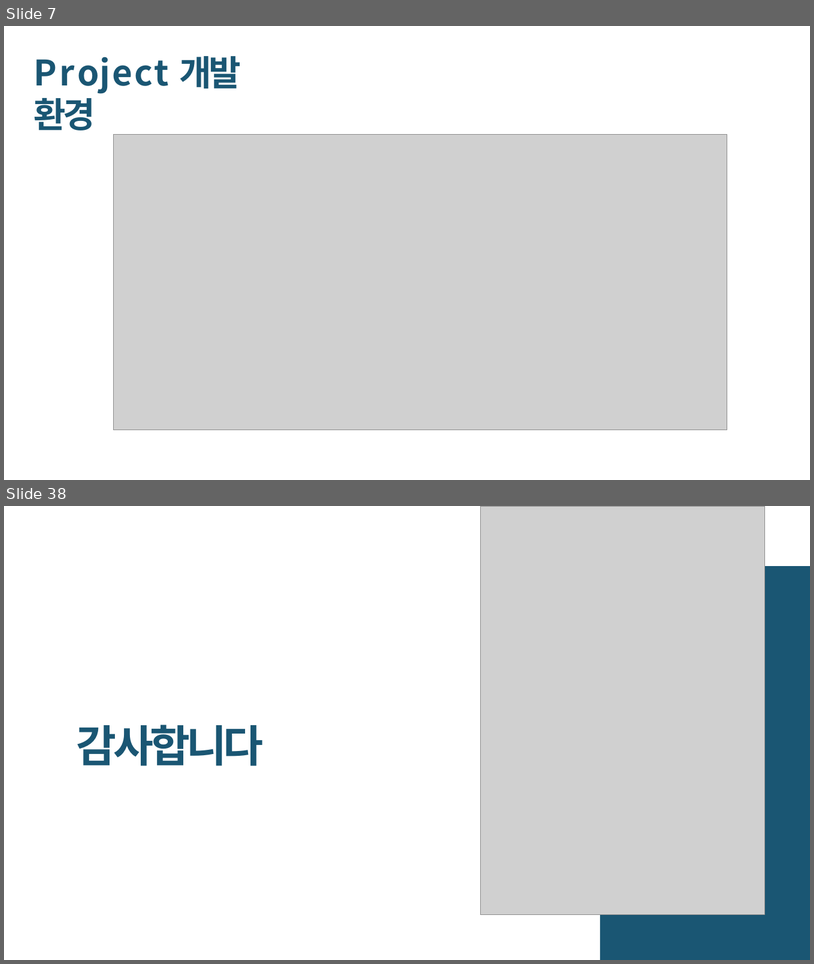
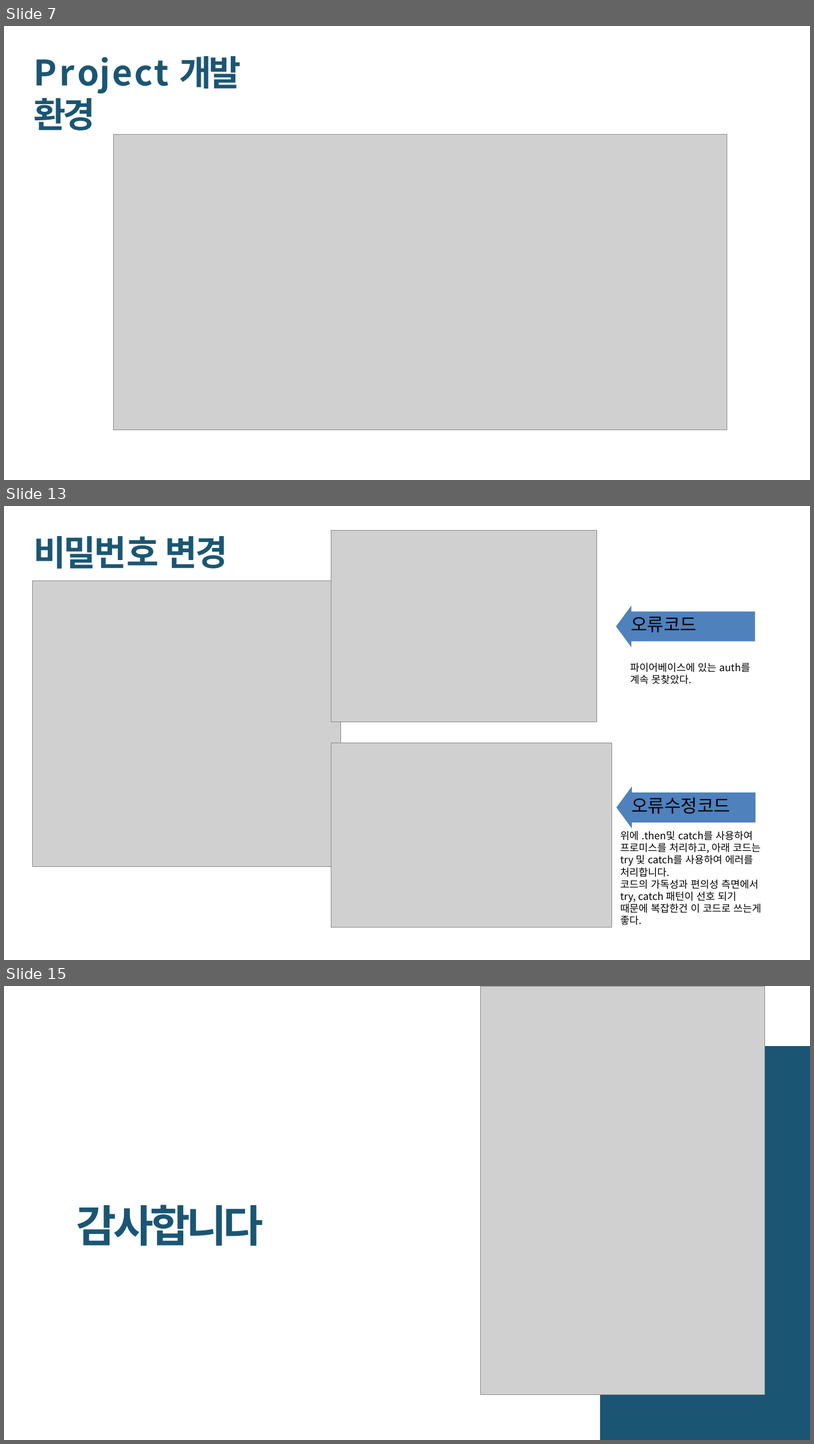
Before and after one commit to realsingeriu/FB9-todoList, a slide deck: 개발자 포트폴리오 - 배경태.pptx. Shown one above the other, each under a label of ours: slides 7 and 38 before the commit, slides 7, 13 and 15 after it; the slides between them are not shown. The pictures are 814x964 and 814x1444 pixels, drawn with LibreOffice and Linux fonts; fonts in the diff are those of the drawing; grey boxes stand for pictures. Boxes give left, top, right and bottom in pixels: in the first picture for what was removed or moved away, otherwise in the second. Text is boxed around its words. In the diff, an @@ line names an element or a change of style, - is before the commit and + after.

Commit message:
프로파일 페이지 추가 및 비밀번호 변경 추가

```diff
--- a/개발자 포트폴리오 - 배경태.pptx
+++ b/개발자 포트폴리오 - 배경태.pptx
@@ slide 13 added at [4,506,810,960], background #FFFFFF @@
@@ title added at [33,536,228,569], 62.5 pt, text #1A5673, bold @@
+비밀번호 변경
@@ picture added at [331,530,597,722] @@
@@ picture added at [32,580,341,866] @@
@@ left arrow added at [617,606,756,648], fill #4F81BD, 32 pt, text #000000 @@
+오류코드
@@ text added at [630,663,751,684], 18 pt, text #000000 @@
+파이어베이스에 있는 auth를 계속 못찾았다.
@@ picture added at [331,742,612,927] @@
@@ left arrow added at [617,786,756,828], fill #4F81BD, 32 pt, text #000000 @@
+오류수정코드
@@ text added at [621,831,761,925], 18 pt, text #000000 @@
+위에 .then및 catch를 사용하여 프로미스를 처리하고, 아래 코드는 try 및 catch를 사용하여 에러를 처리합니다.
+코드의 가독성과 편의성 측면에서 try, catch 패턴이 선호 되기 때문에 복잡한건 이 코드로 쓰는게 좋다.
@@ what was slide 38 is now slide 15 @@
```
Also in this commit, not shown: 8 slides changed, 1 other slide added, 25 slides removed, 5 other files.
